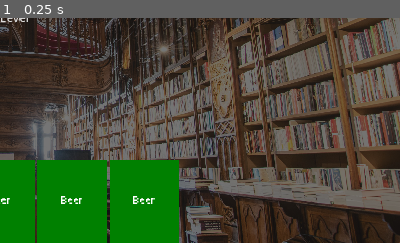
Above: before the commit, frame 1.
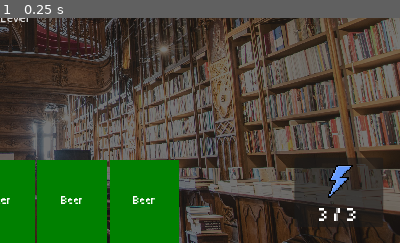
Above: after the commit, the same moment.

Repository: TreSmith/JameGamGameJam
Game: Godot game, scene res://Scenes/Levels/level_4.tscn
Same seed, same stepped clock (60 frames per second), same inputs: the game is played once before the commit and once after it. This scene is started directly instead of the project's main scene.
Inputs:
- Up to frame 1 (0.25 s): no input
The pictures show only the part of the screen within x 50-100%, y 50-100%; the shares and areas given below are measured in that part.

The runs differ from the first frame. In frame 1, 4.3% of the frame differs, in the area x 73-96%, y 62-93%.

Commit message:
adding connection from energy ui

Diff:
--- a/Scenes/Levels/level_1.tscn
+++ b/Scenes/Levels/level_1.tscn
@@ -44,6 +44,7 @@
 [node name="NextLevel_UI" parent="UI_Layer" instance=ExtResource("3_v7kdf")]
 
 [node name="Energy_UI" parent="UI_Layer" instance=ExtResource("6_wdlr8")]
+unique_name_in_owner = true
 
 [node name="Hand" parent="UI_Layer" instance=ExtResource("4_p4c6k")]
 unique_name_in_owner = true
@@ -58,3 +59,4 @@
 
 [connection signal="end_turn" from="UI_Layer/EndTurn_UI" to="." method="_on_end_turn_ui_end_turn"]
 [connection signal="next_level" from="UI_Layer/NextLevel_UI" to="." method="_on_next_level_ui_next_level"]
+[connection signal="change_energy" from="UI_Layer/Hand" to="." method="_on_hand_change_energy"]
--- a/Scenes/Levels/level_2.tscn
+++ b/Scenes/Levels/level_2.tscn
@@ -1,10 +1,11 @@
-[gd_scene load_steps=9 format=3 uid="uid://sk06dailw4rp"]
+[gd_scene load_steps=10 format=3 uid="uid://sk06dailw4rp"]
 
 [ext_resource type="Texture2D" uid="uid://dt3smeuvoydug" path="res://Assets/Backgrounds/Level2.jpg" id="1_n2d4i"]
 [ext_resource type="Script" path="res://Scripts/level_script.gd" id="1_on5jf"]
 [ext_resource type="PackedScene" uid="uid://ca0k0j0evguft" path="res://Scenes/UI/next_level.tscn" id="3_gtfh0"]
 [ext_resource type="PackedScene" uid="uid://dj2x6fjkbkkm0" path="res://Scenes/UI/menu_bar.tscn" id="3_tosjd"]
 [ext_resource type="PackedScene" path="res://Scenes/Components/hand.tscn" id="4_pb1wq"]
+[ext_resource type="PackedScene" uid="uid://c14ljwaxio8v4" path="res://Scenes/UI/energy_ui.tscn" id="5_c83qu"]
 [ext_resource type="PackedScene" uid="uid://cwvokrs86ax4x" path="res://Scenes/UI/notoriety.tscn" id="5_iem2d"]
 [ext_resource type="PackedScene" uid="uid://borgwftef6nl5" path="res://Scenes/UI/player_bars.tscn" id="6_shp4r"]
 
@@ -37,13 +38,12 @@
 [node name="menu_bar" parent="UI_Layer" instance=ExtResource("3_tosjd")]
 
 [node name="NextLevel" parent="UI_Layer" instance=ExtResource("3_gtfh0")]
-anchors_preset = 15
-anchor_right = 1.0
-anchor_bottom = 1.0
+offset_left = 0.0
+offset_top = 0.0
 offset_right = 0.0
 offset_bottom = 0.0
-grow_horizontal = 2
-grow_vertical = 2
+
+[node name="Energy_UI" parent="UI_Layer" instance=ExtResource("5_c83qu")]
 
 [node name="Hand" parent="UI_Layer" instance=ExtResource("4_pb1wq")]
 unique_name_in_owner = true
@@ -54,5 +54,5 @@
 [node name="PlayerBars" parent="UI_Layer" instance=ExtResource("6_shp4r")]
 unique_name_in_owner = true
 
-[connection signal="end_turn" from="UI_Layer/NextLevel" to="." method="_on_next_level_end_turn"]
 [connection signal="next_level" from="UI_Layer/NextLevel" to="." method="_on_next_level_next_level"]
+[connection signal="change_energy" from="UI_Layer/Hand" to="." method="_on_hand_change_energy"]
--- a/Scenes/Levels/level_3.tscn
+++ b/Scenes/Levels/level_3.tscn
@@ -6,6 +6,7 @@
 [ext_resource type="PackedScene" uid="uid://dj2x6fjkbkkm0" path="res://Scenes/UI/menu_bar.tscn" id="3_bbir8"]
 [ext_resource type="PackedScene" path="res://Scenes/Components/hand.tscn" id="4_np0ak"]
 [ext_resource type="PackedScene" uid="uid://cwvokrs86ax4x" path="res://Scenes/UI/notoriety.tscn" id="5_0tqst"]
+[ext_resource type="PackedScene" uid="uid://c14ljwaxio8v4" path="res://Scenes/UI/energy_ui.tscn" id="5_33vk4"]
 [ext_resource type="PackedScene" uid="uid://borgwftef6nl5" path="res://Scenes/UI/player_bars.tscn" id="6_phiha"]
 
 [sub_resource type="RectangleShape2D" id="RectangleShape2D_1a146"]
@@ -37,13 +38,12 @@
 [node name="menu_bar" parent="UI_Layer" instance=ExtResource("3_bbir8")]
 
 [node name="NextLevel" parent="UI_Layer" instance=ExtResource("3_aiwgx")]
-anchors_preset = 15
-anchor_right = 1.0
-anchor_bottom = 1.0
+offset_left = 0.0
+offset_top = 0.0
 offset_right = 0.0
 offset_bottom = 0.0
-grow_horizontal = 2
-grow_vertical = 2
+
+[node name="Energy_UI" parent="UI_Layer" instance=ExtResource("5_33vk4")]
 
 [node name="Hand" parent="UI_Layer" instance=ExtResource("4_np0ak")]
 unique_name_in_owner = true
@@ -54,5 +54,5 @@
 [node name="PlayerBars" parent="UI_Layer" instance=ExtResource("6_phiha")]
 unique_name_in_owner = true
 
-[connection signal="end_turn" from="UI_Layer/NextLevel" to="." method="_on_next_level_end_turn"]
 [connection signal="next_level" from="UI_Layer/NextLevel" to="." method="_on_next_level_next_level"]
+[connection signal="change_energy" from="UI_Layer/Hand" to="." method="_on_hand_change_energy"]
--- a/Scenes/Levels/level_4.tscn
+++ b/Scenes/Levels/level_4.tscn
@@ -1,10 +1,11 @@
-[gd_scene load_steps=9 format=3 uid="uid://cy3fgiw2rwbv2"]
+[gd_scene load_steps=10 format=3 uid="uid://cy3fgiw2rwbv2"]
 
 [ext_resource type="Script" path="res://Scripts/level_script.gd" id="1_0e4vm"]
 [ext_resource type="Texture2D" uid="uid://cs1kh062akifw" path="res://Assets/Backgrounds/Level4.jpg" id="1_lmou2"]
 [ext_resource type="PackedScene" uid="uid://dj2x6fjkbkkm0" path="res://Scenes/UI/menu_bar.tscn" id="3_bprfg"]
 [ext_resource type="PackedScene" uid="uid://ca0k0j0evguft" path="res://Scenes/UI/next_level.tscn" id="3_vwa8l"]
 [ext_resource type="PackedScene" path="res://Scenes/Components/hand.tscn" id="4_8r7w8"]
+[ext_resource type="PackedScene" uid="uid://c14ljwaxio8v4" path="res://Scenes/UI/energy_ui.tscn" id="5_lcesk"]
 [ext_resource type="PackedScene" uid="uid://cwvokrs86ax4x" path="res://Scenes/UI/notoriety.tscn" id="5_rjhhf"]
 [ext_resource type="PackedScene" uid="uid://borgwftef6nl5" path="res://Scenes/UI/player_bars.tscn" id="6_fxrfo"]
 
@@ -37,13 +38,12 @@
 [node name="menu_bar" parent="UI_Layer" instance=ExtResource("3_bprfg")]
 
 [node name="NextLevel" parent="UI_Layer" instance=ExtResource("3_vwa8l")]
-anchors_preset = 15
-anchor_right = 1.0
-anchor_bottom = 1.0
+offset_left = 0.0
+offset_top = 0.0
 offset_right = 0.0
 offset_bottom = 0.0
-grow_horizontal = 2
-grow_vertical = 2
+
+[node name="Energy_UI" parent="UI_Layer" instance=ExtResource("5_lcesk")]
 
 [node name="Hand" parent="UI_Layer" instance=ExtResource("4_8r7w8")]
 unique_name_in_owner = true
@@ -54,5 +54,5 @@
 [node name="PlayerBars" parent="UI_Layer" instance=ExtResource("6_fxrfo")]
 unique_name_in_owner = true
 
-[connection signal="end_turn" from="UI_Layer/NextLevel" to="." method="_on_next_level_end_turn"]
 [connection signal="next_level" from="UI_Layer/NextLevel" to="." method="_on_next_level_next_level"]
+[connection signal="change_energy" from="UI_Layer/Hand" to="." method="_on_hand_change_energy"]
--- a/Scenes/Levels/level_5.tscn
+++ b/Scenes/Levels/level_5.tscn
@@ -7,6 +7,7 @@
 [ext_resource type="PackedScene" path="res://Scenes/Components/hand.tscn" id="4_p7vef"]
 [ext_resource type="PackedScene" uid="uid://cwvokrs86ax4x" path="res://Scenes/UI/notoriety.tscn" id="5_xnvwa"]
 [ext_resource type="PackedScene" uid="uid://borgwftef6nl5" path="res://Scenes/UI/player_bars.tscn" id="6_q3pkv"]
+[ext_resource type="PackedScene" uid="uid://c14ljwaxio8v4" path="res://Scenes/UI/energy_ui.tscn" id="8_teykg"]
 
 [sub_resource type="RectangleShape2D" id="RectangleShape2D_gtltk"]
 size = Vector2(1147, 449)
@@ -37,13 +38,12 @@
 [node name="menu_bar" parent="UI_Layer" instance=ExtResource("3_iqqmg")]
 
 [node name="NextLevel" parent="UI_Layer" instance=ExtResource("3_qc7gi")]
-anchors_preset = 15
-anchor_right = 1.0
-anchor_bottom = 1.0
+offset_left = 0.0
+offset_top = 0.0
 offset_right = 0.0
 offset_bottom = 0.0
-grow_horizontal = 2
-grow_vertical = 2
+
+[node name="Energy_UI" parent="UI_Layer" instance=ExtResource("8_teykg")]
 
 [node name="Hand" parent="UI_Layer" instance=ExtResource("4_p7vef")]
 unique_name_in_owner = true
@@ -54,5 +54,5 @@
 [node name="PlayerBars" parent="UI_Layer" instance=ExtResource("6_q3pkv")]
 unique_name_in_owner = true
 
-[connection signal="end_turn" from="UI_Layer/NextLevel" to="." method="_on_next_level_end_turn"]
 [connection signal="next_level" from="UI_Layer/NextLevel" to="." method="_on_next_level_next_level"]
+[connection signal="change_energy" from="UI_Layer/Hand" to="." method="_on_hand_change_energy"]
--- a/Scripts/Component Scripts/card.gd
+++ b/Scripts/Component Scripts/card.gd
@@ -2,7 +2,7 @@
 extends Control
 
 signal reparent_requested(which_card_ui: Card)
-
+signal energy_changed()
 
 @onready var color: ColorRect = $Color
 @onready var state: Label = $State
@@ -57,6 +57,7 @@
 		GameManager.Current_BAC += BAC
 		GameManager.Handsize += cards
 		GameManager.Current_Energy -= cost
+		energy_changed.emit()
 		GameManager.Energy += energy
 		GameManager.Retain += retain
 		var tw = create_tween().set_parallel().set_trans(Tween.TRANS_QUAD)
--- a/Scripts/Component Scripts/hand.gd
+++ b/Scripts/Component Scripts/hand.gd
@@ -1,14 +1,20 @@
 extends HBoxContainer
 
 @export var card_scene : PackedScene
+
+signal change_energy
 
 func _ready() -> void:
 	for child in get_children():
 		var card_ui := child as Card
 		card_ui.reparent_requested.connect(_on_card_ui_reparent_requested)
+		card_ui.energy_changed.connect(_on_change_energy)
 
 func _on_card_ui_reparent_requested(child: Card) -> void:
 	child.reparent(self)
+
+func _on_change_energy() -> void:
+	change_energy.emit()
 
 func generate_hand(handsize):
 	var cards = GameManager.draw_card(GameManager.Handsize)
@@ -24,6 +30,7 @@
 		c.retain = card["Retain"]
 		add_child(c)
 		c.reparent_requested.connect(_on_card_ui_reparent_requested)
+		c.energy_changed.connect(_on_change_energy)
 	GameManager.Handsize = GameManager.DEFAULT_HANDSIZE
 	GameManager.Current_Energy = GameManager.Energy
 	GameManager.Energy = GameManager.DEFAULT_ENERGY
--- a/Scripts/ManagerScripts/game_manager.gd
+++ b/Scripts/ManagerScripts/game_manager.gd
@@ -79,7 +79,9 @@
 
 func get_random_card_from_pool():
 	var rng = RandomNumberGenerator.new()
-	var maxRange = Card_Data_List.size()
+	var total_cards = Card_Data_List.size() - 1
+	var index = rng.randi_range(0, total_cards)
+	return Card_Data_List[index]
 
 func build_starting_deck():
 	Current_Deck = []
--- a/Scripts/level_script.gd
+++ b/Scripts/level_script.gd
@@ -10,6 +10,7 @@
 @onready var notoriety = %Notoriety
 @onready var hand = %Hand
 @onready var menu_bar = $UI_Layer/menu_bar
+@onready var energy_ui = %Energy_UI
 
 func _ready():
 	notoriety.fillLabels(requiredNotoriety)
@@ -31,7 +32,11 @@
 	player_bars.update_fort()
 	hand.delete_hand()
 	hand.generate_hand(GameManager.Handsize)
+	energy_ui.update_label()
 	isGameOver()
+
+func _on_hand_change_energy():
+	energy_ui.update_label()
 
 func isGameOver():
 	if GameManager.Current_Fortitude <= GameManager.Current_BAC:
Not shown: 1 places in Scenes/Levels/level_3.tscn that only renumber resources
Not shown: 1 places in Scenes/Levels/level_5.tscn that only renumber resources
